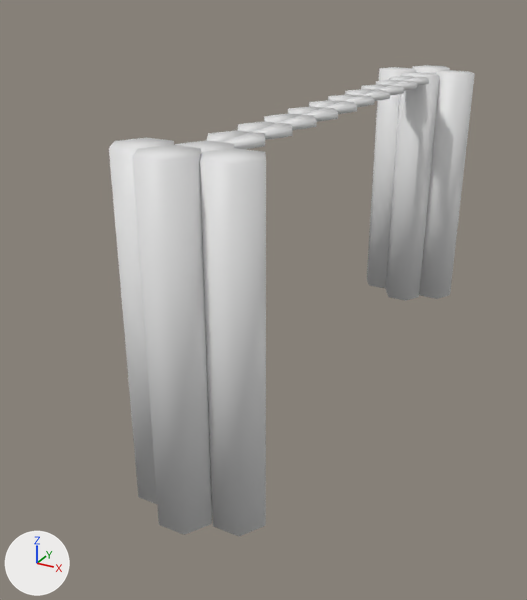
Renders of the FBX model UnityGame/Assets/Models/BG_level 6.fbx from each side of a commit.
One viewpoint serves both versions: a camera (50 mm lens) standing at (24.5, -50.5, 9.3) and looking at (-3.4, 0.2, -16.0). Lighting does not change. The marker at lower left points along +X, +Y and +Z. Where no turn or scale is listed for an object, it has been applied to the vertices.

The scene before the commit, as lines of its bpy script (objects in view):
```python
me_mesh = bpy.data.meshes.new('Mesh')
me_mesh.from_pydata(...)  # a 6-sided cylinder along z spanning x -2.1..2.1, y -1.8..1.8, z -25.5..0.0; a 6-sided cylinder along z spanning x -2.1..2.1, y -5.5..-1.9, z -25.1..0.4; a 6-sided cylinder along z spanning x 1.1..5.3, y -3.7..0.0, z -25.3..0.2; a 6-sided cylinder along z spanning x -5.3..-1.1, y -3.7..0.0, z -25.3..0.2
me_mesh.polygons.foreach_set('use_smooth', [True] * 72)
me_mesh_001 = bpy.data.meshes.new('Mesh.001')
me_mesh_001.from_pydata(...)  # a 6-sided cylinder along z spanning x -2.1..2.1, y -1.8..1.8, z -25.5..0.0; a 6-sided cylinder along z spanning x -2.1..2.1, y 1.9..5.5, z -25.1..0.4; a 6-sided cylinder along z spanning x -5.3..-1.1, y 0.0..3.7, z -25.3..0.2; a 6-sided cylinder along z spanning x 1.1..5.3, y 0.0..3.7, z -25.3..0.2
me_mesh_001.polygons.foreach_set('use_smooth', [True] * 72)
me_mesh_002 = bpy.data.meshes.new('Mesh.002')
me_mesh_002.from_pydata(...)  # 308 vertices, 170 faces; spans x -0.1..1.9, y -26.9..26.9, z -1.6..-1.0
me_mesh_002.polygons.foreach_set('use_smooth', [True] * 170)
me_mesh_003 = bpy.data.meshes.new('Mesh.003')
me_mesh_003.from_pydata(...)  # 308 vertices, 160 faces; spans x -1.9..0.1, y -26.9..26.9, z -1.6..-1.0
me_mesh_003.polygons.foreach_set('use_smooth', [True] * 160)
ob_end = bpy.data.objects.new('End', me_mesh_001)
ob_end.location = (0.0, 28.85, 0.0)
ob_left = bpy.data.objects.new('Left', me_mesh_002)
ob_left.location = (-2.0, 0.0, 1.0)
ob_right = bpy.data.objects.new('Right', me_mesh_003)
ob_right.location = (2.0, 0.0, 1.0)
ob_start = bpy.data.objects.new('Start', me_mesh)
ob_start.location = (0.0, -13.45, 0.0)
```
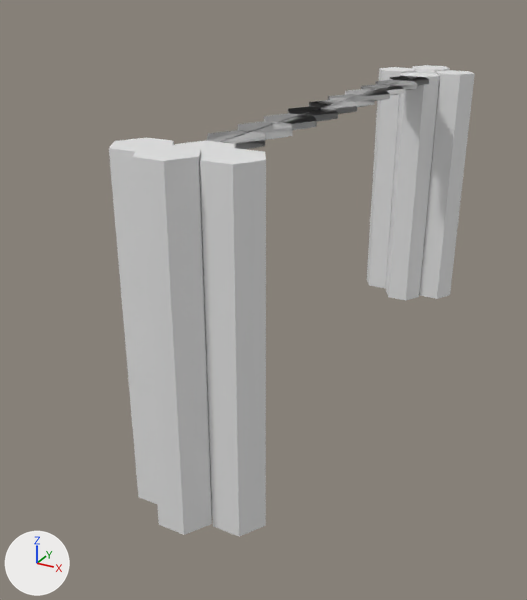
The change in detail:
me_mesh has 56 vertices, 72 faces and spans x -5.3..5.3, y -5.5..1.8, z -25.5..0.4.
me_mesh is used by ob_start; location (0.0, -13.45, 0.0).
me_mesh part 2: edges marked sharp go from 0 to 72.
me_mesh_002 is used by ob_left; location (-2.0, 0.0, 1.0).
me_mesh_002 had 308 vertices, 170 faces and spanned x -0.1..1.9, y -26.9..26.9, z -1.6..-1.0.
me_mesh_002 now has 210 vertices, 160 faces and spans x -0.1..1.9, y -11.5..26.9, z -1.6..-1.0.
Part 1, on me_mesh_002:
98 vertices are removed from x -0.1..1.9, y -26.9..25.0, z -1.6..-1.0.
30 faces are deleted.
20 new faces join them.
me_mesh_001 has 56 vertices, 72 faces and spans x -5.3..5.3, y -1.8..5.5, z -25.5..0.4.
me_mesh_001 is used by ob_end; location (0.0, 28.85, 0.0).
me_mesh_001 part 3: edges marked sharp go from 0 to 72.

Where the change shows, as pixel boxes (x1, y1, x2, y2) in the pictures (527 x 600 px; the box of a moved part takes in the faces that stretch with it):
part 1 of me_mesh_002, moved or reshaped
    both: (207, 76, 414, 142)
part 2 of me_mesh, shading changed
    both: (109, 138, 266, 536)
part 3 of me_mesh_001, shading changed
    both: (367, 65, 475, 301)
